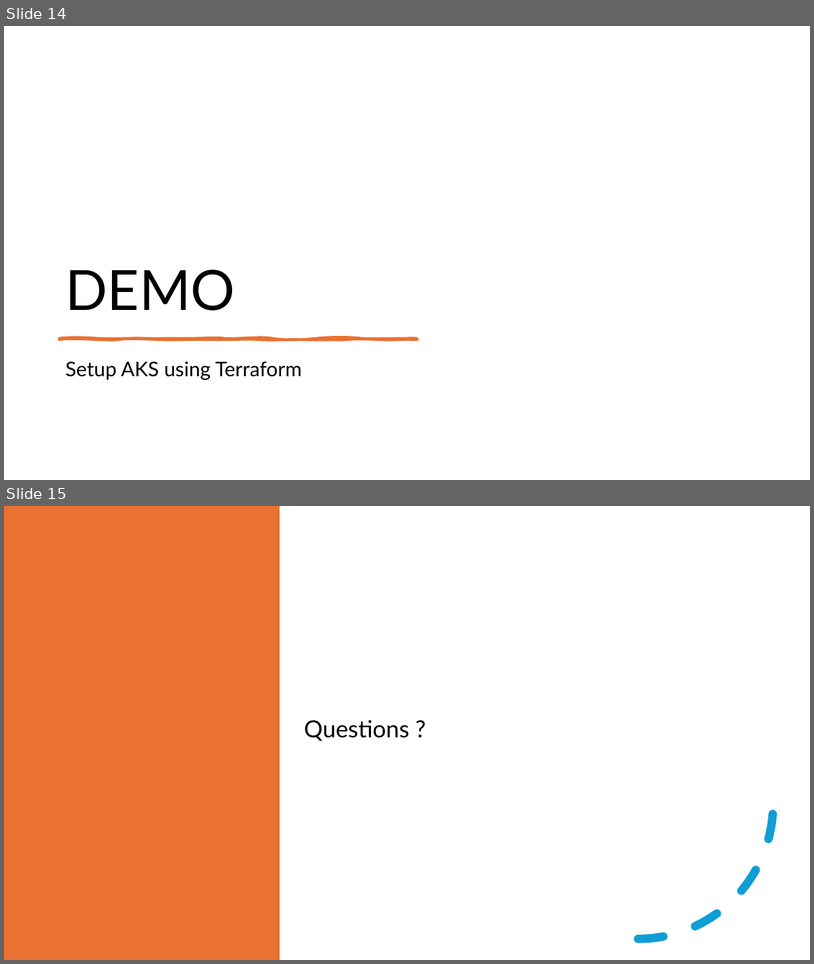
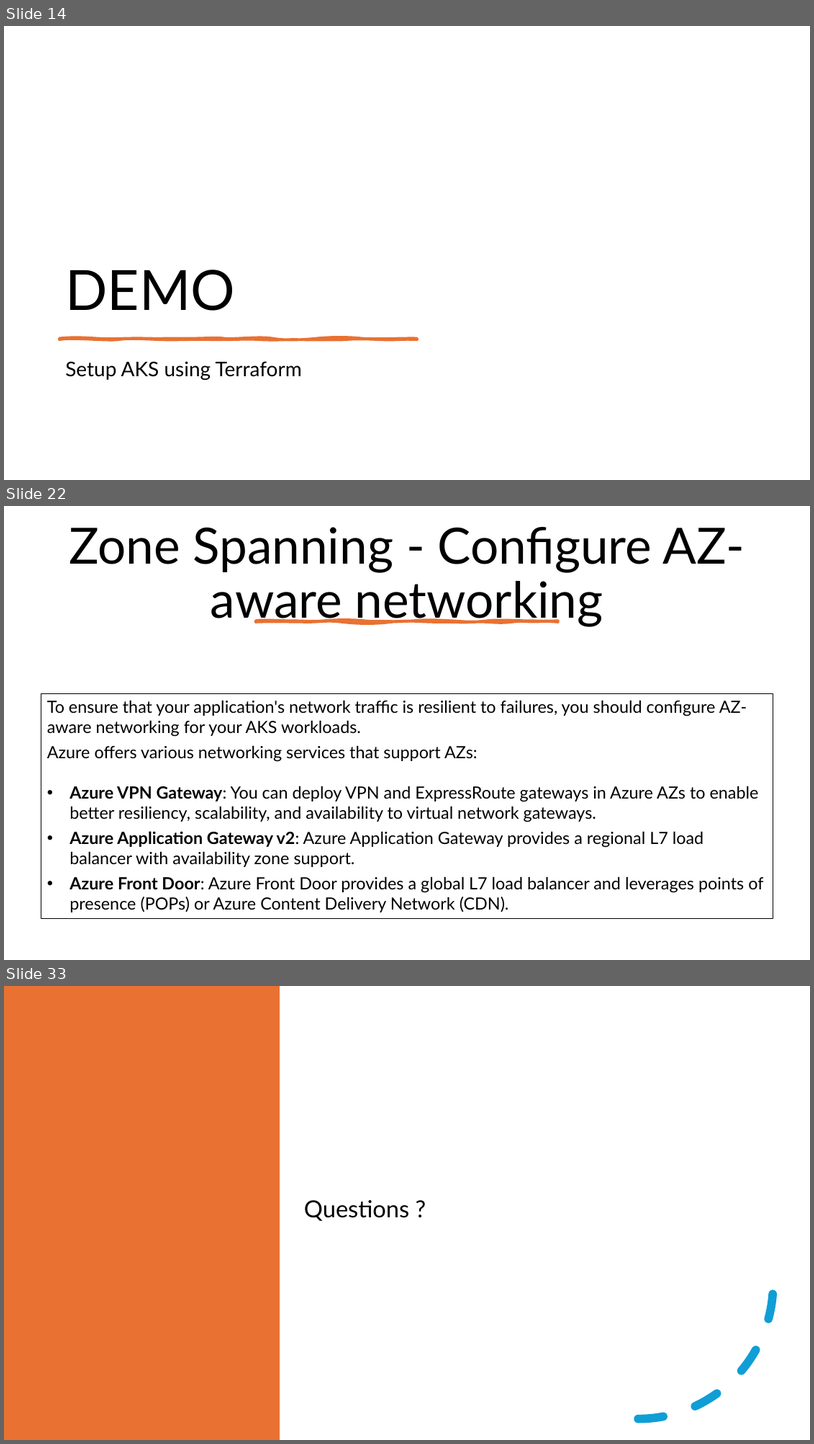
Before and after one commit to fhbilgen/AKSWorkshop, a slide deck: AKS_01_Core_and_Setup.pptx. Shown one above the other, each under a label of ours: slides 14 and 15 before the commit, slides 14, 22 and 33 after it; the slides between them are not shown. The pictures are 814x964 and 814x1444 pixels, drawn with LibreOffice and Linux fonts; fonts in the diff are those of the drawing. Boxes give left, top, right and bottom in pixels: in the first picture for what was removed or moved away, otherwise in the second. Text is boxed around its words. In the diff, an @@ line names an element or a change of style, - is before the commit and + after.

Commit message:
Completed the Zone and Private Cluster topics

```diff
--- a/AKS_01_Core_and_Setup.pptx
+++ b/AKS_01_Core_and_Setup.pptx
@@ slide 22 added at box(4, 506, 810, 960), background #FFFFFF @@
@@ title added at box(69, 527, 746, 627), 59.4 pt, text #000000 @@
+Zone Spanning - Configure AZ-aware networking
@@ freeform shape added at box(256, 621, 558, 622), fill #E97132, outline #E97132 3.25 pt @@
@@ rectangle added at box(41, 693, 773, 918), outline #000000 0.25 pt, 20 pt, text #000000 @@
+To ensure that your application's network traffic is resilient to failures, you should configure AZ-aware networking for your AKS workloads.
+Azure offers various networking services that support AZs:
+• Azure VPN Gateway: You can deploy VPN and ExpressRoute gateways in Azure AZs to enable better resiliency, scalability, and availability to virtual network gateways.
+• Azure Application Gateway v2: Azure Application Gateway provides a regional L7 load balancer with availability zone support.
+• Azure Front Door: Azure Front Door provides a global L7 load balancer and leverages points of presence (POPs) or Azure Content Delivery Network (CDN).
@@ what was slide 15 is now slide 33 @@
```
Also in this commit, not shown: 17 other slides added, 11 other files.
